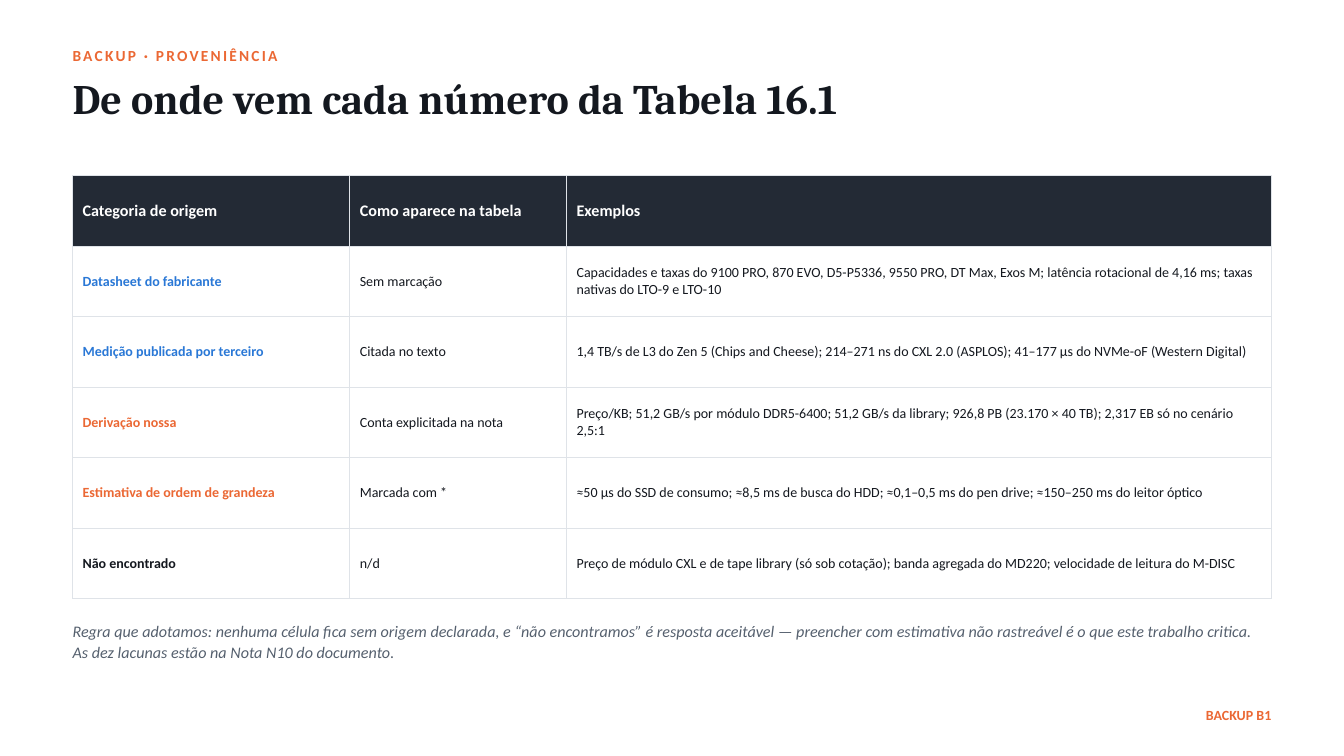
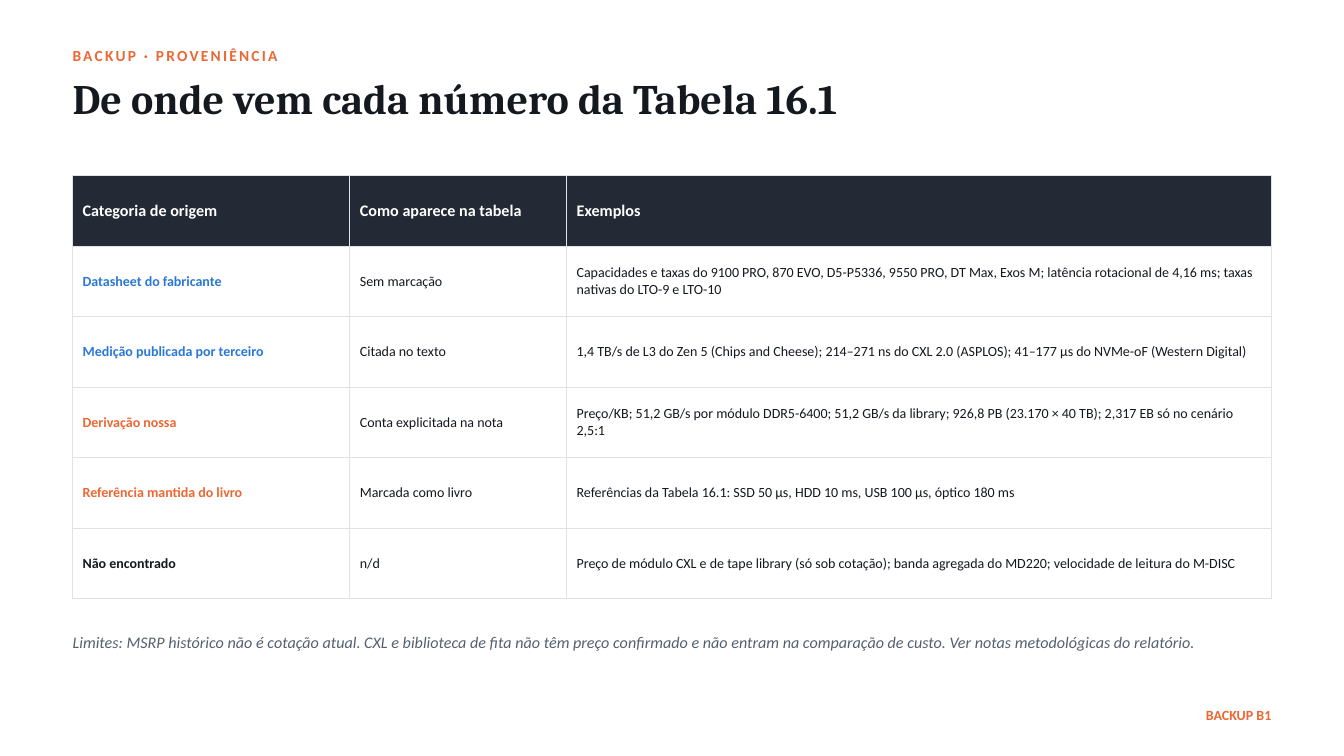
Before and after one commit to guilherme-hu/Trabalho-CBD, a slide deck: slide 24 of Storage e Interfaces/Slides_Armazenamento_SBD.pptx (slide 27 before the commit). Drawn at 1344x756 pixels with LibreOffice and Linux fonts; fonts in the diff are those of the drawing. Boxes give left, top, right and bottom in pixels: in the first picture for what was removed or moved away, otherwise in the second. Text is boxed around its words. In the diff, an @@ line names an element or a change of style, - is before the commit and + after.

Commit message:
Revisa entregas de Storage e NAS/SAN/AST
Corrige unidades, preços e afirmações técnicas dos relatórios.

Enxuga e regenera PDFs, apresentações e gráficos, preservando os requisitos dos enunciados.

Fortalece os verificadores de consistência e normaliza a estrutura dos arquivos PPTX.

```diff
--- a/Storage e Interfaces/Slides_Armazenamento_SBD.pptx
+++ b/Storage e Interfaces/Slides_Armazenamento_SBD.pptx
@@ table at (73, 175, 1271, 575) @@
-row 5: Estimativa de ordem de grandeza | Marcada com * | ≈50 µs do SSD de consumo; ≈8,5 ms de busca do HDD; ≈0,1–0,5 ms do pen drive; ≈150–250 ms do leitor óptico
+row 5: Referência mantida do livro | Marcada como livro | Referências da Tabela 16.1: SSD 50 µs, HDD 10 ms, USB 100 µs, óptico 180 ms
@@ text at (73, 637, 1194, 651): text changed @@
-Regra que adotamos: nenhuma célula fica sem origem declarada, e “não encontramos” é resposta aceitável — preencher com estimativa não rastreável é o que este trabalho critica. As dez lacunas estão na Nota N10 do documento.
+Limites: MSRP histórico não é cotação atual. CXL e biblioteca de fita não têm preço confirmado e não entram na comparação de custo. Ver notas metodológicas do relatório.
```
Also in this commit, not shown: 18 other slides changed, 4 slides removed, 19 other files.
